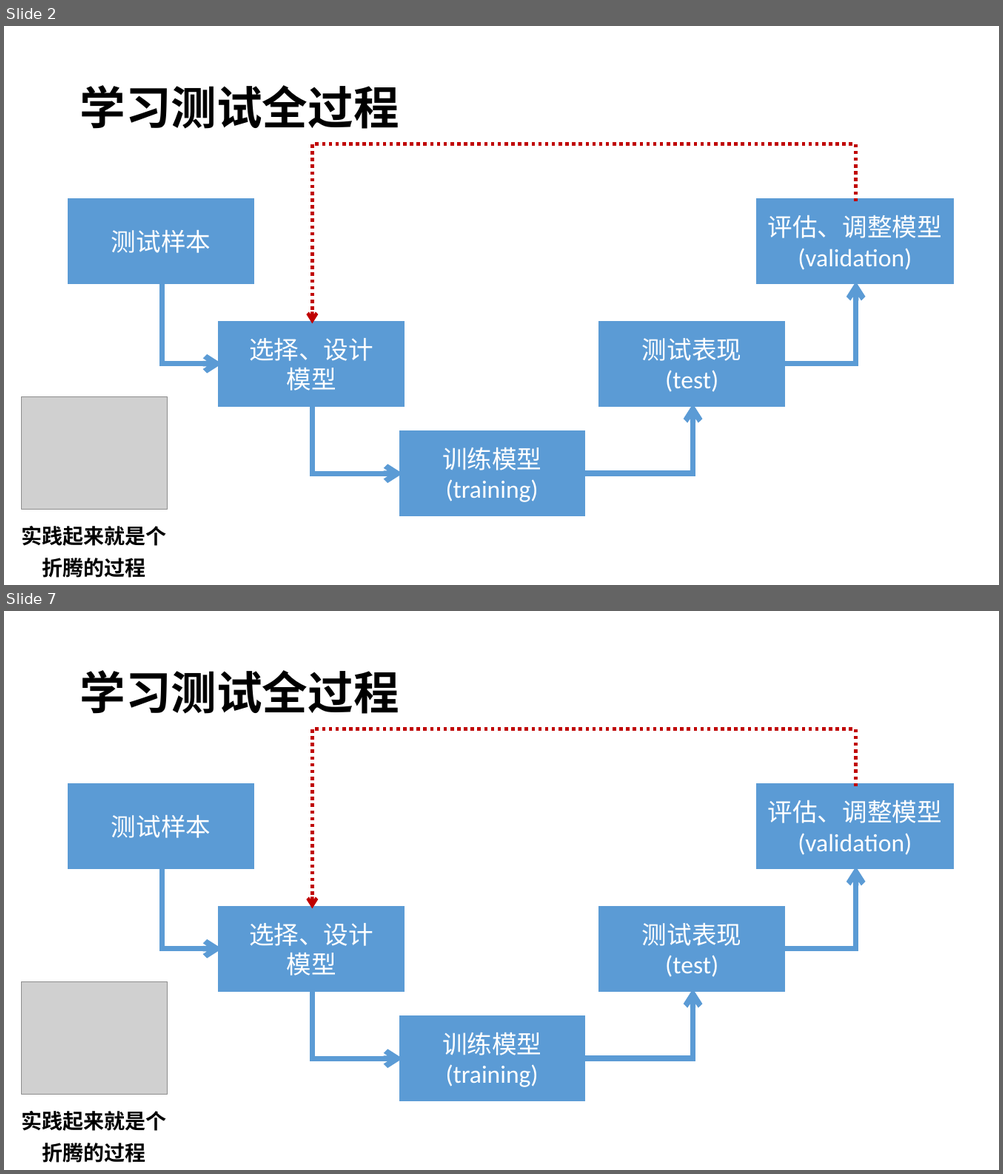
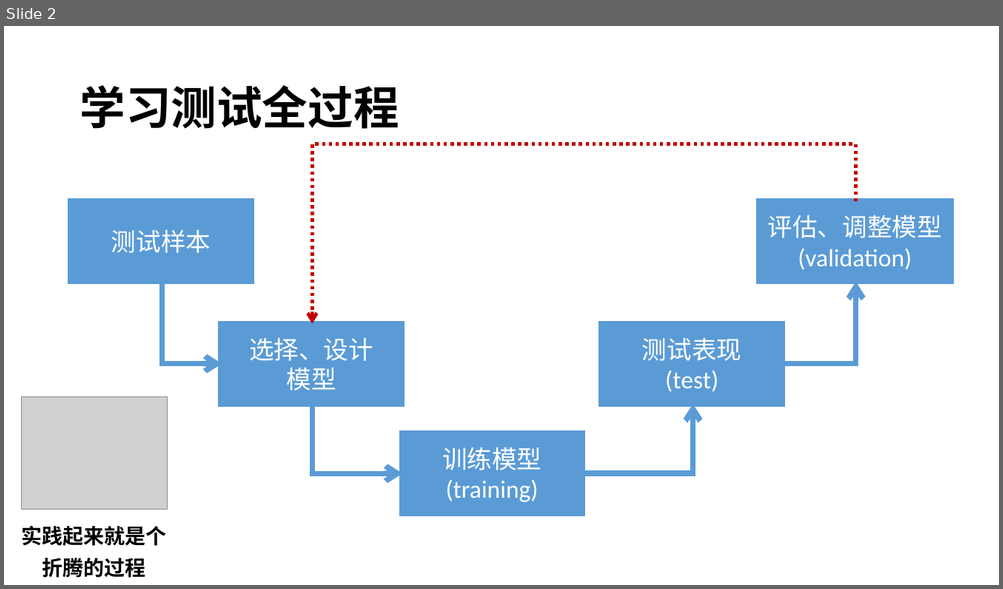
Before and after one commit to xiaodongli1986/teaching_AI, a slide deck: week5_ml_concepts.pptx. Shown one above the other, each under a label of ours: slides 2 and 7 before the commit, slide 2 after it; the slides between them are not shown. The pictures are 1003x1174 and 1003x589 pixels, drawn with LibreOffice and Linux fonts; fonts in the diff are those of the drawing; grey boxes stand for pictures. Boxes give left, top, right and bottom in pixels: in the first picture for what was removed or moved away, otherwise in the second. Text is boxed around its words. In the diff, an @@ line names an element or a change of style, - is before the commit and + after.

```diff
--- a/week5_ml_concepts.pptx
+++ b/week5_ml_concepts.pptx
@@ slide 7 removed at (x1=4, y1=611, x2=999, y2=1170), background #FFFFFF @@
@@ title removed at (x1=79, y1=670, x2=398, y2=714) @@
-学习测试全过程
@@ elbow arrow removed from (856, 786) to (312, 908) @@
@@ rectangle removed at (x1=71, y1=786, x2=251, y2=867) @@
-测试样本
@@ rectangle removed at (x1=758, y1=786, x2=950, y2=867) @@
-评估、调整模型
-(validation)
@@ elbow arrow removed from (162, 867) to (222, 949) @@
@@ elbow arrow removed from (783, 949) to (856, 867) @@
@@ rectangle removed at (x1=221, y1=908, x2=401, y2=989) @@
-选择、设计
-模型
@@ rectangle removed at (x1=602, y1=908, x2=782, y2=989) @@
-测试表现
-(test)
@@ picture removed at (x1=21, y1=982, x2=167, y2=1094) @@
@@ elbow arrow removed from (312, 989) to (402, 1059) @@
@@ elbow arrow removed from (583, 1059) to (693, 989) @@
@@ rectangle removed at (x1=401, y1=1019, x2=582, y2=1099) @@
-训练模型
-(training)
@@ text removed at (x1=22, y1=1111, x2=167, y2=1163) @@
-实践起来就是个
-折腾的过程
```
Also in this commit, not shown: 2 slides changed, 11 slides added, 10 other slides removed, 1 other file.
